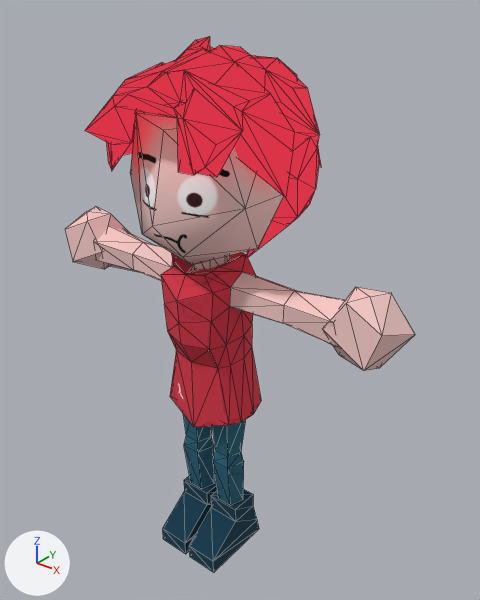
Before and after pictures for a commit that changed the glTF model assets/player/krits.glb.
Both versions are drawn from a 50 mm camera at (4.55, -5.14, 6.84) aimed at (0.17, 0.34, 3.45). The axes (+X, +Y, +Z) are drawn at lower left. The lights are the same throughout. The first picture is the older version. Mesh edges are drawn as thin lines. Vertices at exactly the same position are counted once.

Objects in the first picture: 'Arm.L', 'Arm.R', 'Foot.L', 'Foot.R', 'Hair', 'Hand.L', 'Hand.R', 'Head', 'Leg.L', 'Leg.R', 'Torso' and 1 more.
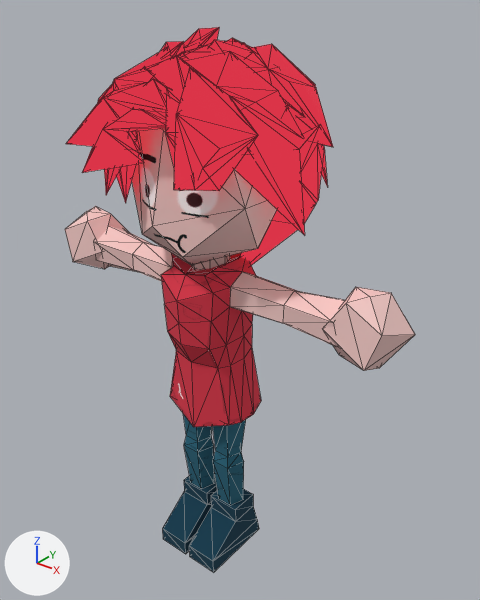
The change, as a list of edits to the scene's bpy script:
```text
Change me_hair:
    used by ob_hair; location = (0.0, 0.0, 0.0)
    remove me_hair.from_pydata(...)  # 189 vertices, 416 faces; spans x -1.07..1.11, y -1.02..1.18, z 3.94..6.33
    add me_hair.from_pydata(...)  # 189 vertices, 416 faces; spans x -1.13..1.26, y -1.17..1.26, z 3.61..6.42
    me_hair part 1: 189 vertices removed from x -1.07..1.11, y -1.02..1.18, z 3.94..6.33; 189 vertices added at x -1.13..1.26, y -1.17..1.26, z 3.61..6.42
Change me_cube_001:
    where me_cube_001.from_pydata(...)  # 21 vertices, 38 faces; spans x -0.85..0.88, y -0.76..0.83, z 4.05..5.71
    used by ob_head; location = (0.0, 0.0, 0.0)
    me_cube_001 part 2: its shading normals changed
Add me_hair_001:
    me_hair_001.from_pydata(...)  # 189 vertices, 416 faces; spans x -1.05..1.09, y -1.08..1.15, z 3.99..6.31
    me_hair_001.materials.append(mat_hair)
Add ob_hair_001:
    ob_hair_001 = bpy.data.objects.new('Hair.001', me_hair_001)
    ob_hair_001.location = (0.0, 0.0, 0.0)
```

Changed parts and their boxes [x1, y1, x2, y2] in the pictures (480 x 600 px):
'Hair', reshaped (13% wider, 8% taller): before [85, 37, 321, 257]; after [66, 27, 333, 265]
'Head', shading changed: [132, 128, 277, 259] in both
'Hair.001', added: after [82, 38, 305, 203]
